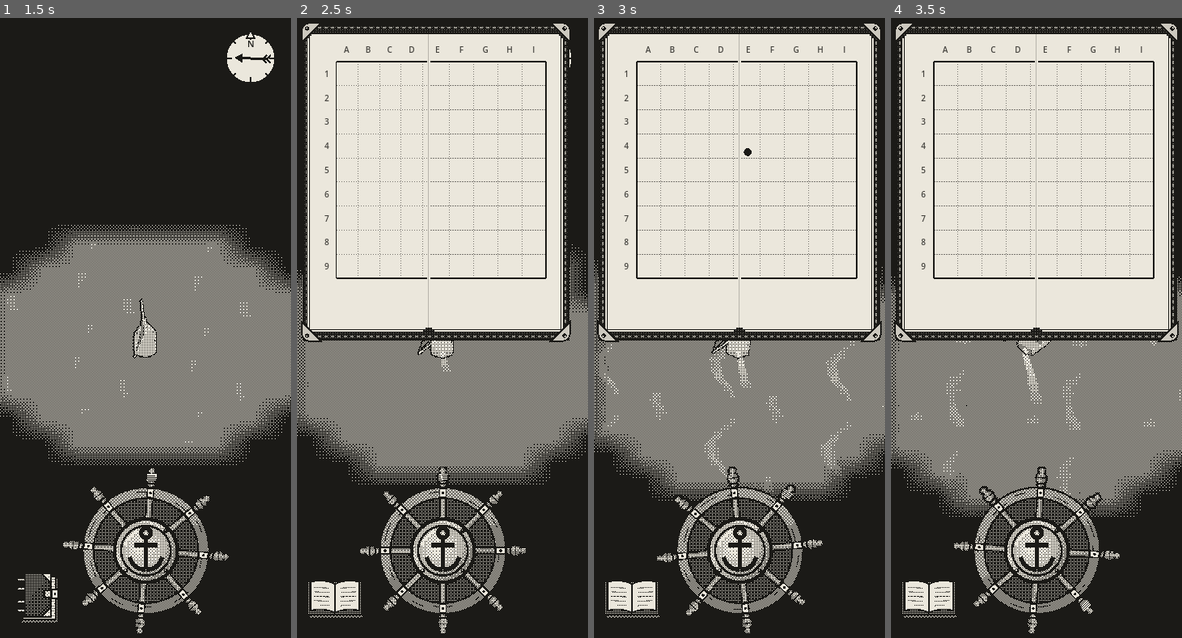
Above: before the commit, frames 1-4 (left to right).
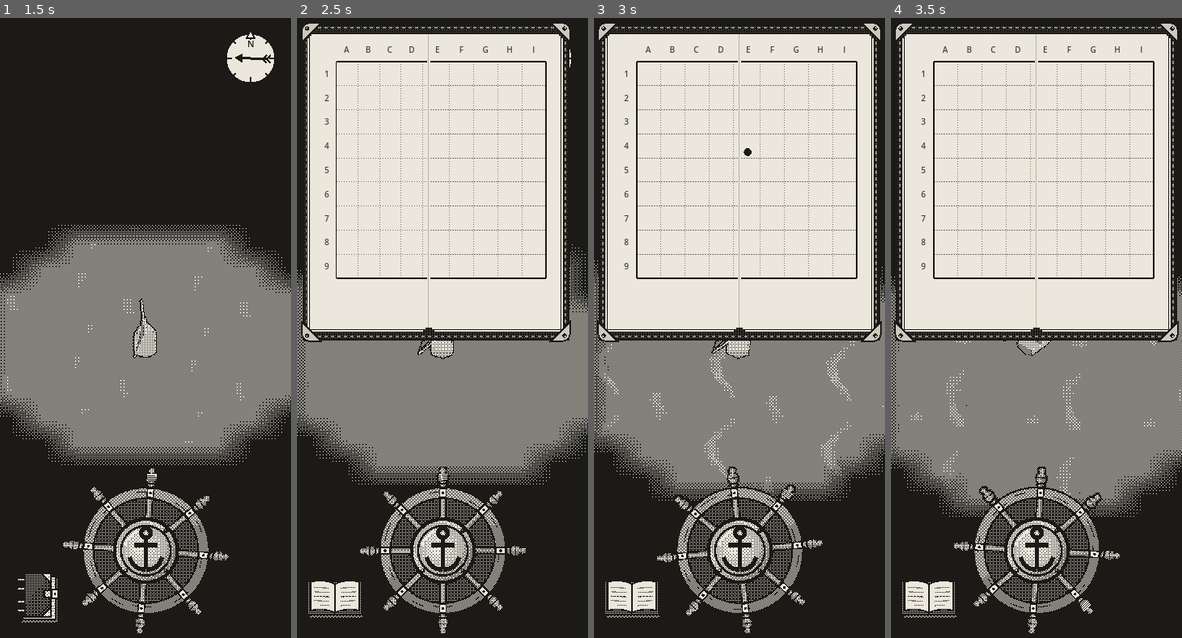
Above: after the commit, the same moments.

Repository: EnricoLabarile/Sail
Game: Godot game, scene res://Assets/Scenes/Overworld.tscn
Same seed, same stepped clock (60 frames per second), same inputs: the game is played once before the commit and once after it.
Inputs (mouse positions are in pixels of both pictures, inside the frame that each line leads up to):
- Up to frame 1 (1.5 s): click "Set sail" at 0.5 s; tap Enter (ui_accept) at 1.25 s; drag from (145, 545) to (174, 197) at 1.27 s
- Up to frame 2 (2.5 s): drag from (334, 600) to (427, 470) at 2.02 s
- Up to frame 3 (3 s): move the mouse to (768, 197) at 2.77 s; hold Right (ui_right) from 2.78 s (still down)
- Up to frame 4 (3.5 s): keep holding Right (ui_right)

Frame 1 is identical in both runs. In frame 2, less than 0.1% of the frame differs, in the area x 49-53%, y 53-57%; in frame 3, less than 0.1%; in frame 4, less than 0.1%, in the area x 45-52%, y 53-63%.

Commit message:
Remove the wake; clean up: unused scene, map templates, Krita layers script, an unused constant, stale comments
Co-Authored-By: Claude Opus 5.5 <noreply@anthropic.com>
Claude-Session: https://claude.ai/code/session_0154zeqDuhZHz7ZXLE21BuMs

Diff:
--- a/Assets/Boat/boat.gd
+++ b/Assets/Boat/boat.gd
@@ -45,7 +45,7 @@
 @export var wave_period := 3.0      # seconds for one wave to pass under her (higher = slower rocking)
 
 # The shallows: near the coast there's less wind, so the sail gives less.
-@export var shallows_width := 6.0   # metres from the land that count as shallows (the grey band on the map)
+@export var shallows_width := 6.0   # metres from the land that count as shallows
 @export var shallows_sail := 0.3    # what the sail gives there, as a share of the usual (0.3 = 30%)
 
 # The current (the HTML prototype's CURRENT_DRIFT): the wind sets the water moving, and the water carries her
--- a/Assets/Boat/boat.tscn
+++ b/Assets/Boat/boat.tscn
@@ -4,7 +4,6 @@
 [ext_resource type="PackedScene" uid="uid://gsohuvlddwlj" path="res://Assets/Boat/sm_boat_hull.fbx" id="2_da1jx"]
 [ext_resource type="PackedScene" uid="uid://da2mslnca7e31" path="res://Assets/Boat/sm_boat_mast.fbx" id="3_ee1eo"]
 [ext_resource type="PackedScene" uid="uid://bkhrx3gsk66tq" path="res://Assets/Boat/sm_boat_sail.fbx" id="4_og2vt"]
-[ext_resource type="Script" path="res://Assets/Boat/wake.gd" id="5_wake"]
 
 [node name="Boat" type="Node3D" unique_id=1479473515]
 script = ExtResource("1_boat")
@@ -22,9 +21,6 @@
 [node name="sm_boat_sail" parent="Model/sm_boat_hull/sm_boat_mast/Rig" unique_id=139299008 instance=ExtResource("4_og2vt")]
 transform = Transform3D(-4.371139e-08, 0, -1, 0, 1, 0, 1, 0, -4.371139e-08, 0, 0.23171997, 0)
 
-[node name="Wake" type="MeshInstance3D" parent="."]
-script = ExtResource("5_wake")
-
 [node name="Camera3D" type="Camera3D" parent="." unique_id=1565566446]
 keep_aspect = 0
 projection = 1
--- a/Assets/Boat/wake.gd
+++ /dev/null
@@ -1,94 +0,0 @@
-extends MeshInstance3D
-## THE WAKE: a ribbon of foam on the water behind the boat.
-##
-## As the boat sails, every `point_spacing` metres it drops a point at her stern (behind her middle). Each
-## point remembers where it was dropped, when, and how fast she was going. Every frame a flat strip is built
-## through those points (a triangle strip with ImmediateMesh: in Unreal, a Procedural Mesh rebuilt each Tick):
-## narrow near the boat, wider further back (the wake spreads), and fading out as the points get older.
-## Old points are dropped, so the ribbon has at most a few dozen points: one cheap draw call.
-## The look is in wake.gdshader (white, soft edges; you can give it a foam drawing).
-
-@export var point_spacing := 0.8    # metres between two points of the ribbon
-@export var life := 3.0             # seconds a point lasts: the wake's length in time
-@export var width_start := 0.8      # metres wide just behind the boat…
-@export var width_end := 3.0        # …and at the end of the wake
-@export var stern_offset := 2.0     # metres from the boat's middle back to where the wake starts
-@export var min_speed := 0.5        # m/s: slower than this, no new foam
-@export var height := 0.03          # metres above the water (just above it, so it shows)
-
-# The ribbon's points, oldest first. Each is a Dictionary: {"pos": Vector3, "time": float, "strength": float}
-var points: Array = []
-var immediate := ImmediateMesh.new()
-var material := ShaderMaterial.new()
-
-@onready var boat: Node3D = get_parent()
-
-
-func _ready() -> void:
-	top_level = true                # it stays in the world: it doesn't move or turn with the boat
-	global_transform = Transform3D.IDENTITY
-	mesh = immediate
-	material.shader = load("res://Assets/Boat/wake.gdshader")
-	material.render_priority = 1    # see-through things: drawn after the sea (0), before the fog (2)
-	extra_cull_margin = 16384.0     # its box changes every frame: never skip it as "out of view"
-
-
-func _process(_dt: float) -> void:
-	var now := Time.get_ticks_msec() / 1000.0
-	var stern := stern_point()
-	var strength := clampf(boat.speed / boat.top_speed, 0.0, 1.0)
-
-	# 1. Drop a new point when she has moved point_spacing metres since the last one (and is moving).
-	if boat.speed > min_speed:
-		if points.is_empty() or points[-1]["pos"].distance_to(stern) >= point_spacing:
-			points.append({"pos": stern, "time": now, "strength": strength})
-
-	# 2. Forget the points older than `life` (they're at the start of the list).
-	while not points.is_empty() and now - points[0]["time"] > life:
-		points.pop_front()
-
-	# 3. Build the ribbon.
-	build_ribbon(now, stern, strength)
-
-
-## Where the wake starts: behind the boat's middle, on the water.
-func stern_point() -> Vector3:
-	var back: Vector3 = boat.global_transform.basis.z    # +Z is her back (forward is -Z)
-	var p: Vector3 = boat.global_position + back * stern_offset
-	p.y = height
-	return p
-
-
-## Builds the strip: for each point, two corners, one each side of the path, as far apart as the wake is
-## wide there. The newest end is the stern right now, so the ribbon always reaches the boat.
-func build_ribbon(now: float, stern: Vector3, strength: float) -> void:
-	immediate.clear_surfaces()
-	# The path, from the oldest point to the stern now.
-	var path: Array = points.duplicate()
-	if boat.speed > min_speed:
-		path.append({"pos": stern, "time": now, "strength": strength})
-	if path.size() < 2:
-		return                                           # nothing to draw yet
-
-	immediate.surface_begin(Mesh.PRIMITIVE_TRIANGLE_STRIP, material)
-	for i in path.size():
-		var point: Dictionary = path[i]
-		# a. How old this point is, 0 (new) .. 1 (about to go).
-		var age := clampf((now - point["time"]) / life, 0.0, 1.0)
-		# b. Which way the path goes here (from the point before to the point after), and the
-		#    sideways direction, flat on the water.
-		var before: Vector3 = path[maxi(i - 1, 0)]["pos"]
-		var after: Vector3 = path[mini(i + 1, path.size() - 1)]["pos"]
-		var along := (after - before).normalized()
-		var side := Vector3(-along.z, 0.0, along.x)
-		# c. Its width (wider as it ages) and how strong the foam is (fading as it ages).
-		var half_width := lerpf(width_start, width_end, age) / 2.0
-		var alpha: float = point["strength"] * (1.0 - age)
-		# d. The two corners. UV: x across (0 one side, 1 the other), y along (0 new, 1 old).
-		immediate.surface_set_color(Color(1, 1, 1, alpha))
-		immediate.surface_set_uv(Vector2(0.0, age))
-		immediate.surface_add_vertex(point["pos"] - side * half_width)
-		immediate.surface_set_color(Color(1, 1, 1, alpha))
-		immediate.surface_set_uv(Vector2(1.0, age))
-		immediate.surface_add_vertex(point["pos"] + side * half_width)
-	immediate.surface_end()
--- a/Assets/Boat/wake.gdshader
+++ /dev/null
@@ -1,21 +0,0 @@
-// THE WAKE: the ribbon of foam the boat leaves on the water (built by wake.gd).
-// Each point of the ribbon carries, in its vertex colour's alpha, how strong the foam is there
-// (strong just behind the boat, fading to nothing at the end, and weaker if she was slow).
-// Unshaded: no light; the dither turns the white into paper-and-ink dots.
-shader_type spatial;
-render_mode unshaded, cull_disabled, depth_draw_never;
-
-uniform vec4 foam_color : source_color = vec4(1.0, 1.0, 1.0, 1.0);
-// An optional drawing of foam: across the ribbon (u: 0 one edge, 1 the other) and along it (v: 0 at the
-// boat, 1 at the end). Without one it's plain white.
-uniform sampler2D foam_tex : source_color, hint_default_white, filter_nearest;
-uniform float edge_softness = 0.5;   // 0 = hard edges; higher = the ribbon fades more toward its sides
-
-void fragment() {
-	// Fade toward the two edges: 0 at the edges, 1 in the middle (u goes 0..1 across).
-	float across = 1.0 - abs(UV.x * 2.0 - 1.0);
-	float edges = smoothstep(0.0, edge_softness, across);
-	vec4 drawing = texture(foam_tex, UV);
-	ALBEDO = foam_color.rgb * drawing.rgb;
-	ALPHA = COLOR.a * edges * drawing.a;
-}
--- a/Assets/Scenes/main.tscn
+++ /dev/null
@@ -1,31 +0,0 @@
-[gd_scene format=3 uid="uid://dyosh2v2my85f"]
-
-[node name="Main" type="Control" unique_id=118127978]
-layout_mode = 3
-anchors_preset = 15
-anchor_right = 1.0
-anchor_bottom = 1.0
-grow_horizontal = 2
-grow_vertical = 2
-
-[node name="Paper" type="ColorRect" parent="." unique_id=1240904726]
-layout_mode = 1
-anchors_preset = 15
-anchor_right = 1.0
-anchor_bottom = 1.0
-grow_horizontal = 2
-grow_vertical = 2
-color = Color(0.922, 0.906, 0.863, 1)
-
-[node name="Title" type="Label" parent="." unique_id=42842896]
-layout_mode = 1
-anchors_preset = 15
-anchor_right = 1.0
-anchor_bottom = 1.0
-grow_horizontal = 2
-grow_vertical = 2
-theme_override_colors/font_color = Color(0.106, 0.102, 0.09, 1)
-theme_override_font_sizes/font_size = 32
-text = "Vento e Vele"
-horizontal_alignment = 1
-vertical_alignment = 1
--- a/Assets/Scenes/phone_frame.gd
+++ b/Assets/Scenes/phone_frame.gd
@@ -4,7 +4,6 @@
 ## evenly with bars at the sides, so it looks just as on the phone. On a phone it fills the screen
 ## as before (stretch aspect "expand": a taller phone just sees more sea).
 
-const PHONE := Vector2(360, 800)
 const WIDE := 0.8   # width/height above which a screen counts as "not a phone" (4:5, like the HTML prototype)
 
 func _ready() -> void:
--- a/Assets/UI/logbook/book.gd
+++ b/Assets/UI/logbook/book.gd
@@ -27,7 +27,7 @@
 const LABEL_MARGIN := 6.0     # room for the letters on top and the numbers on the left
 const GRID_START := 8.0       # where the first square starts
 const ROOM_SIZE := 10.0       # one square
-const WORLD_SIZE := 504.0     # metres the whole map covers (the same world as the painted landscape)
+const WORLD_SIZE := 504.0     # metres the whole map covers (the same world as the sea plane)
 
 ## How open the book is, 0..1. Every change redraws it (see book_icon.gd for how "set(value)" works).
 var unfold := 0.0:
Not shown, removed: Assets/Boat/wake.gd.uid
Not shown, removed: Assets/Boat/wake.gdshader.uid
Binary file removed: art_src/map/map_guide.png
Binary file removed: art_src/map/map_paint_base.png
Binary file removed: art_src/map/map_preview.png
Not shown, changed: CLAUDE.md
Not shown, removed: art_src/krita/layers_to_sheet.py
Not shown, removed: art_src/map/make_map_template.py
